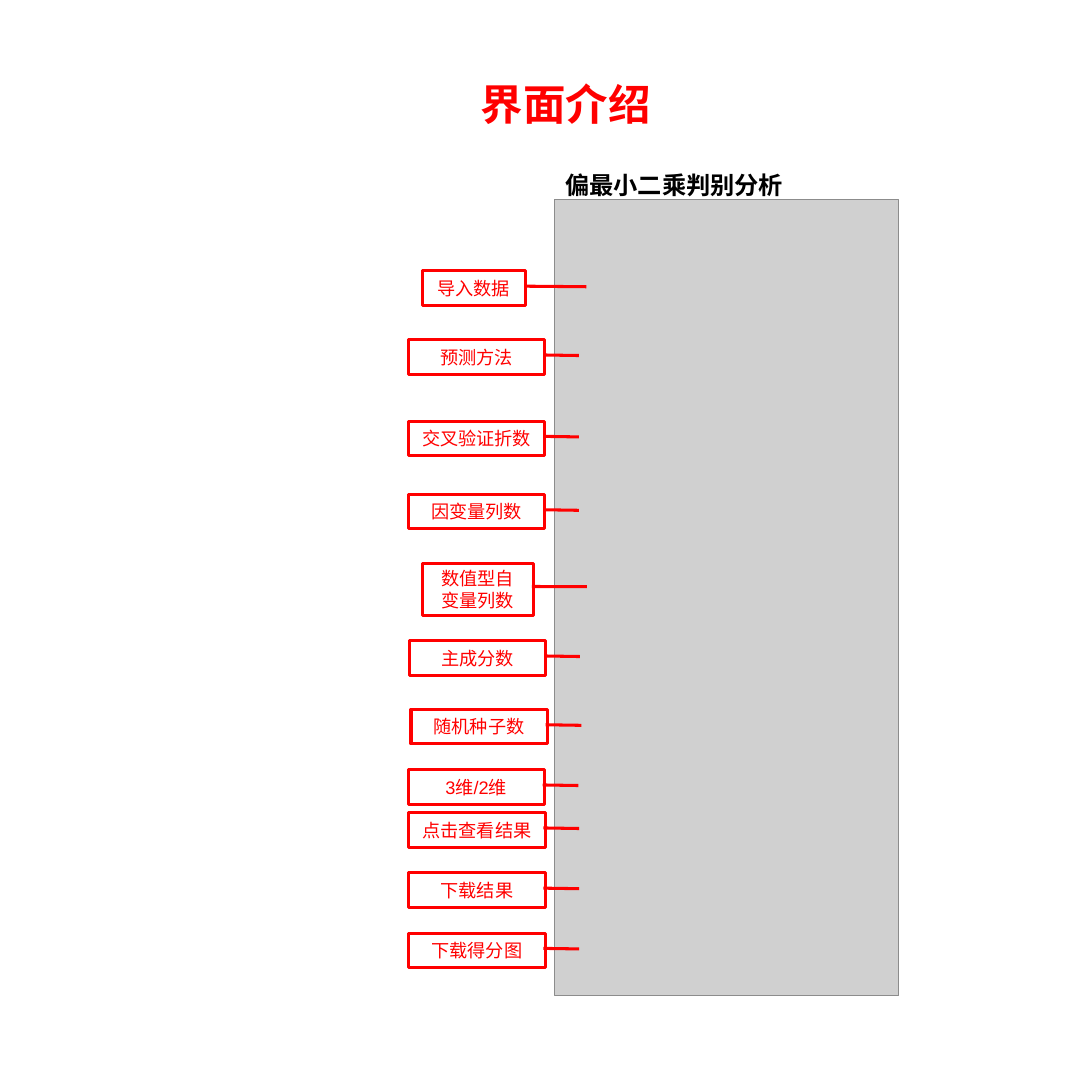
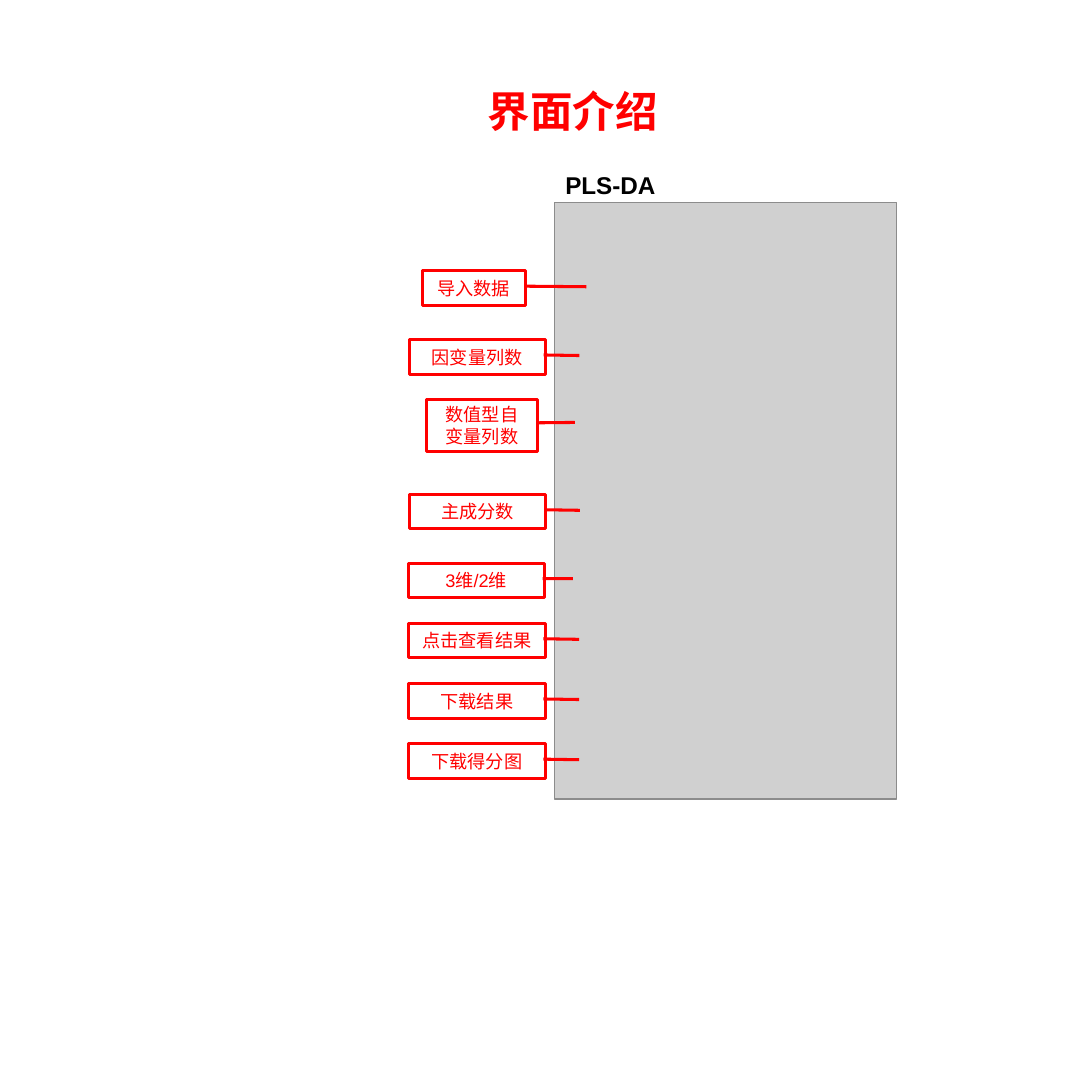
Before and after one commit to YanqiangLu1/luyanqiang3, a slide deck: slide 1 of image2/PLS/界面.pptx. Drawn at 1092x1075 pixels with LibreOffice and Linux fonts; fonts in the diff are those of the drawing; grey boxes stand for pictures. Boxes give left, top, right and bottom in pixels: in the first picture for what was removed or moved away, otherwise in the second. Text is boxed around its words. In the diff, an @@ line names an element or a change of style, - is before the commit and + after.

```diff
--- a/image2/PLS/界面.pptx
+++ b/image2/PLS/界面.pptx
@@ text "界面介绍": place and size @@
-text "界面介绍" at (481, 83, 651, 124)
+text "界面介绍" at (488, 90, 658, 131)
@@ text at (565, 177, 655, 195): text changed; font Calibri to Arial @@
-偏最小二乘判别分析
+PLS-DA
@@ picture: place and size @@
-picture at (555, 200, 899, 996)
+picture at (555, 202, 897, 799)
@@ border callout removed at (408, 340, 545, 373) @@
-预测方法
@@ border callout "因变量列数": place and size @@
-border callout "因变量列数" at (408, 495, 545, 529)
+border callout "因变量列数" at (410, 340, 546, 373)
@@ border callout "数值型自变量列数": place and size @@
-border callout "数值型自变量列数" at (423, 563, 534, 615)
+border callout "数值型自变量列数" at (427, 400, 538, 451)
@@ border callout "数值型自变量列数" at (427, 400, 538, 451): proportions changed @@
@@ border callout removed at (408, 422, 545, 455) @@
-交叉验证折数
@@ border callout "主成分数": place and size @@
-border callout "主成分数" at (410, 641, 546, 675)
+border callout "主成分数" at (410, 495, 546, 529)
@@ border callout "3维/2维" at (408, 563, 545, 597): proportions changed @@
@@ border callout "3维/2维": place and size @@
-border callout "3维/2维" at (408, 770, 545, 804)
+border callout "3维/2维" at (408, 563, 545, 597)
@@ border callout removed at (411, 710, 547, 744) @@
-随机种子数
@@ 3 border callouts: place and size @@
-3 border callouts at (408, 812, 545, 966)
+3 border callouts at (408, 624, 545, 778)
```
Also in this commit, not shown: 20 other files.
